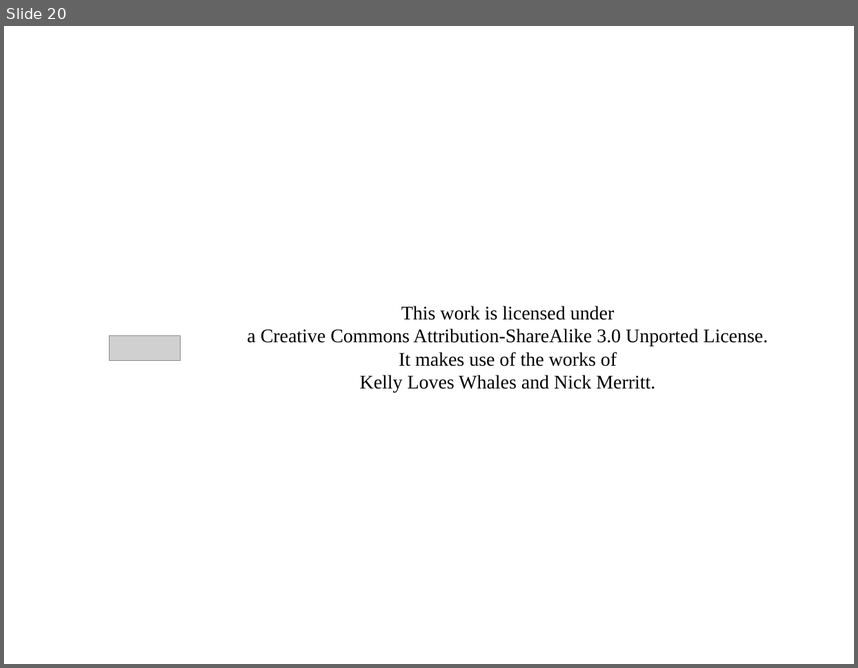
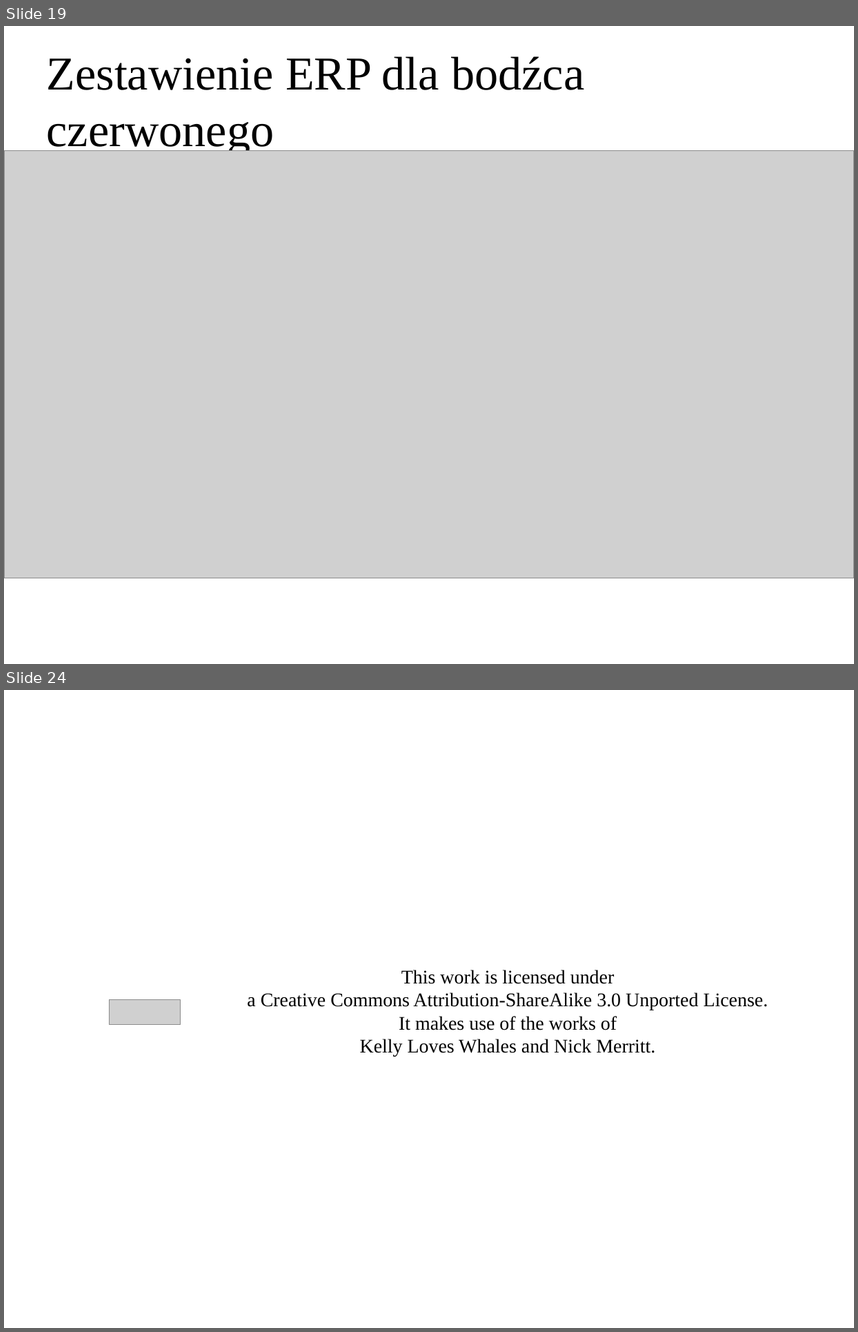
Before and after one commit to BartekKrzepkowski/EEG_Analysis_Lab, a slide deck: BartlomiejKrzepkowski_P300a.odp. Shown one above the other, each under a label of ours: slide 20 before the commit, slides 19 and 24 after it; the slides between them are not shown. The pictures are 858x668 and 858x1332 pixels, drawn with LibreOffice and Linux fonts; fonts in the diff are those of the drawing; grey boxes stand for pictures; background and template pictures are left out. Boxes give left, top, right and bottom in pixels: in the first picture for what was removed or moved away, otherwise in the second. Text is boxed around its words. In the diff, an @@ line names an element or a change of style, - is before the commit and + after.

```diff
--- a/BartlomiejKrzepkowski_P300a.odp
+++ b/BartlomiejKrzepkowski_P300a.odp
@@ slide 19 added at (x1=4, y1=26, x2=854, y2=664), background picture (left out) @@
@@ title added at (x1=47, y1=56, x2=584, y2=156), 44 pt, text #000000 @@
+Zestawienie ERP dla bodźca czerwonego
@@ picture added at (x1=4, y1=151, x2=854, y2=578) @@
@@ what was slide 20 is now slide 24 @@
```
Also in this commit, not shown: 3 slides changed, 5 other slides added, 2 slides removed, 1 other file.
